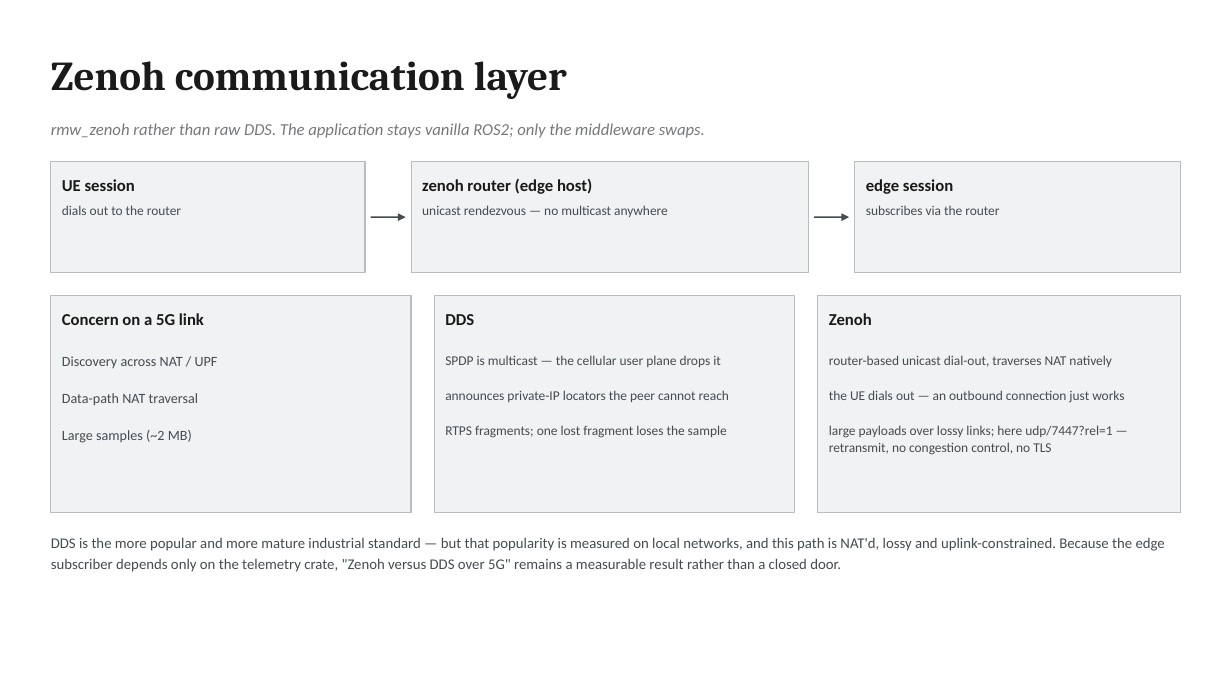
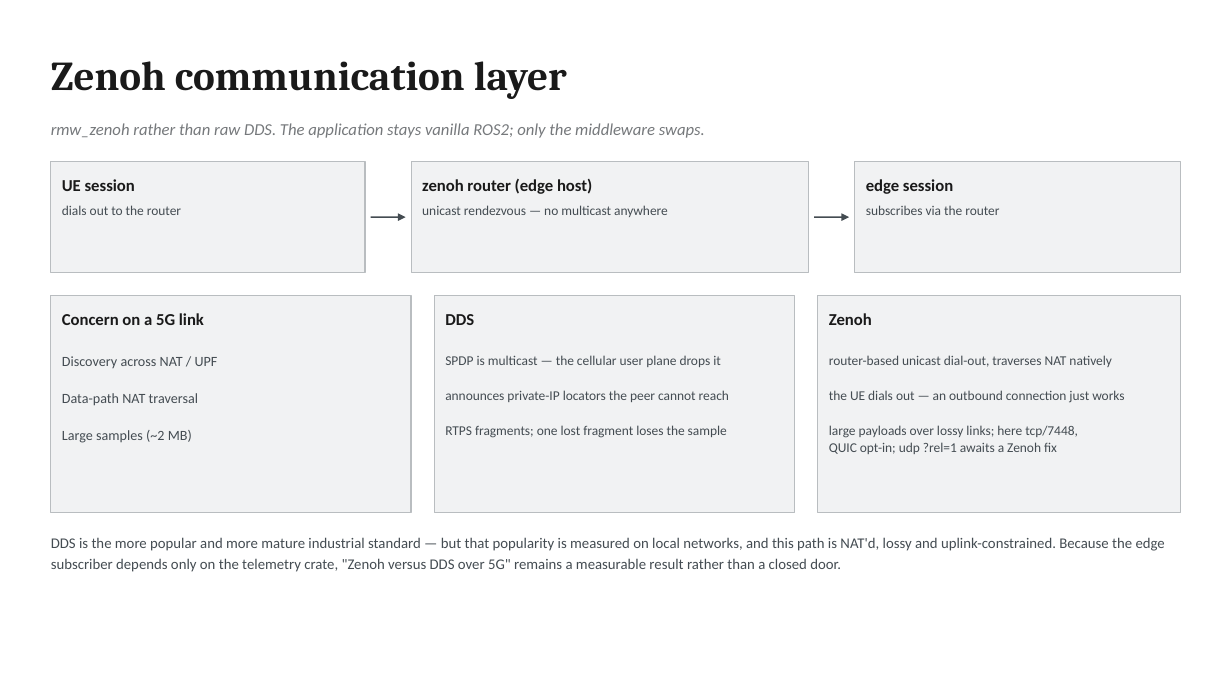
Before and after one commit to morosev/mec-cast, a slide deck: slide 7 of docs/slides/mec-cast-architecture.pptx. Drawn at 1232x693 pixels with LibreOffice and Linux fonts; fonts in the diff are those of the drawing. Boxes give left, top, right and bottom in pixels: in the first picture for what was removed or moved away, otherwise in the second. Text is boxed around its words. In the diff, an @@ line names an element or a change of style, - is before the commit and + after.

Commit message:
The pictures still said UDP: the deployed Zenoh link is TCP
Since ADR-0006's 2026-09-23 amendment every node dials tcp/<router>:7448 --
udp ?rel=1 cannot relay on this zenoh build and waits for a fix there; QUIC
on :7449 is opt-in. The hero image, three diagrams, two slides, the facts
file and running-an-experiment.md still described Reliable UDP on :7447 as
the link, and the guide drew conclusions from it ("no congestion control, so
loss does not throttle the sender") that are the opposite of TCP's.

All now say TCP :7448, QUIC opt-in, and udp ?rel=1 listened but unused,
awaiting the Zenoh fix. _facts.yml splits the router into its three
listeners. The doc-sync skill's hero spec had the N6 port as tcp:7447 and is
corrected. Every changed visual was re-rendered and looked at; the two
dataflow PNGs also carry the single-font fix from three commits back.

```diff
--- a/docs/slides/mec-cast-architecture.pptx
+++ b/docs/slides/mec-cast-architecture.pptx
@@ text at (829, 425, 1078, 454): text changed @@
-large payloads over lossy links; here udp/7447?rel=1 —
-retransmit, no congestion control, no TLS
+large payloads over lossy links; here tcp/7448,
+QUIC opt-in; udp ?rel=1 awaits a Zenoh fix
```
Also in this commit, not shown: 1 other slide changed, 14 other files.
